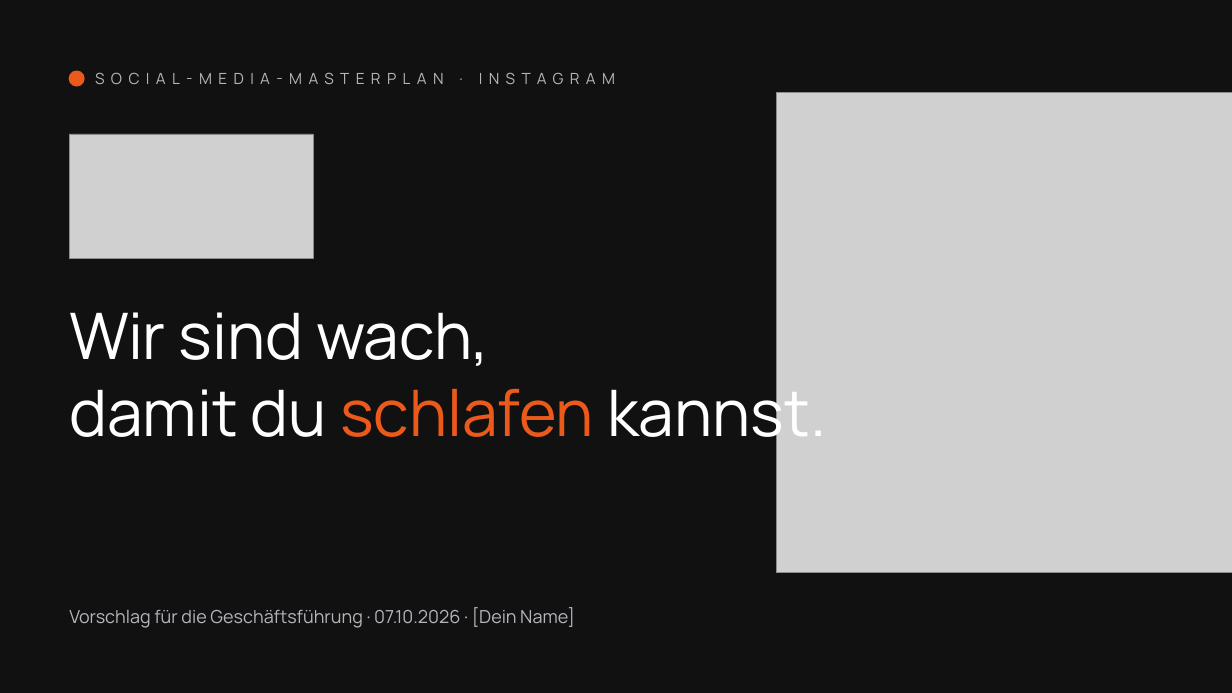
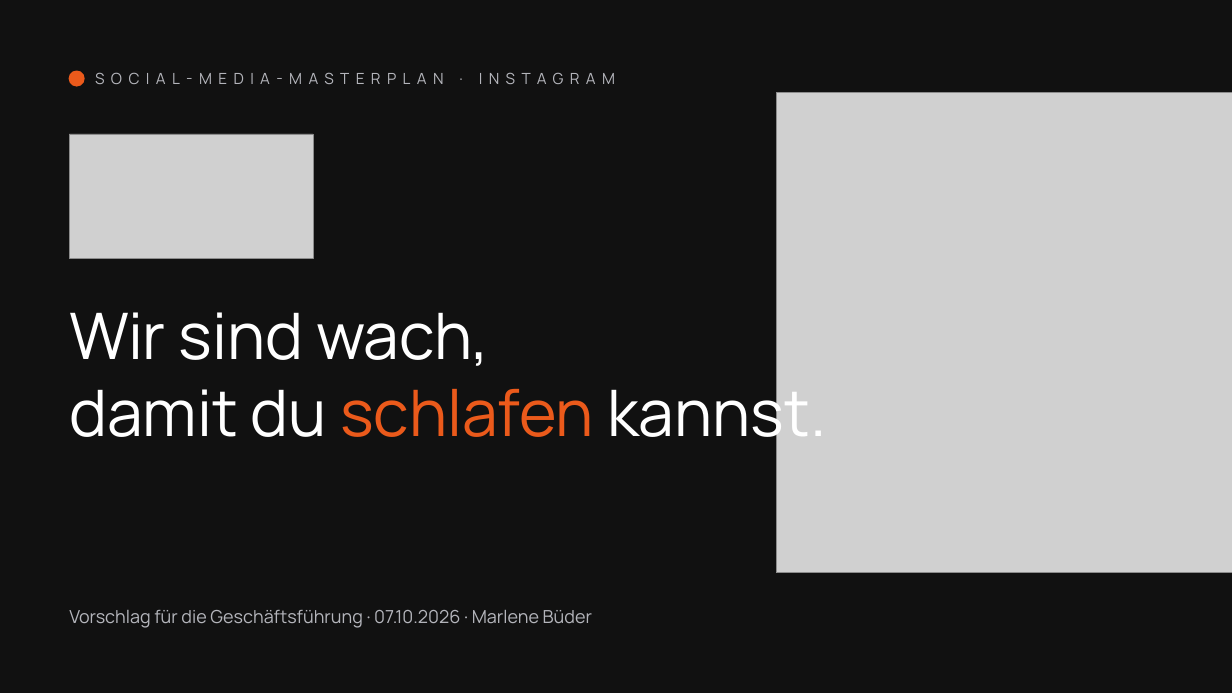
Before and after one commit to Petermeier131199/Marlene, a slide deck: slide 1 of poleschak-social-media/praesentation/poleschak-social-media-masterplan.pptx. Drawn at 1232x693 pixels with LibreOffice and Linux fonts; fonts in the diff are those of the drawing; grey boxes stand for pictures. Boxes give left, top, right and bottom in pixels: in the first picture for what was removed or moved away, otherwise in the second. Text is boxed around its words. In the diff, an @@ line names an element or a change of style, - is before the commit and + after.

```diff
--- a/poleschak-social-media/praesentation/poleschak-social-media-masterplan.pptx
+++ b/poleschak-social-media/praesentation/poleschak-social-media-masterplan.pptx
@@ text at [69,610,592,628]: text changed @@
-Vorschlag für die Geschäftsführung · 07.10.2026 · [Dein Name]
+Vorschlag für die Geschäftsführung · 07.10.2026 · Marlene Büder
```
Also in this commit, not shown: 6 other files.
